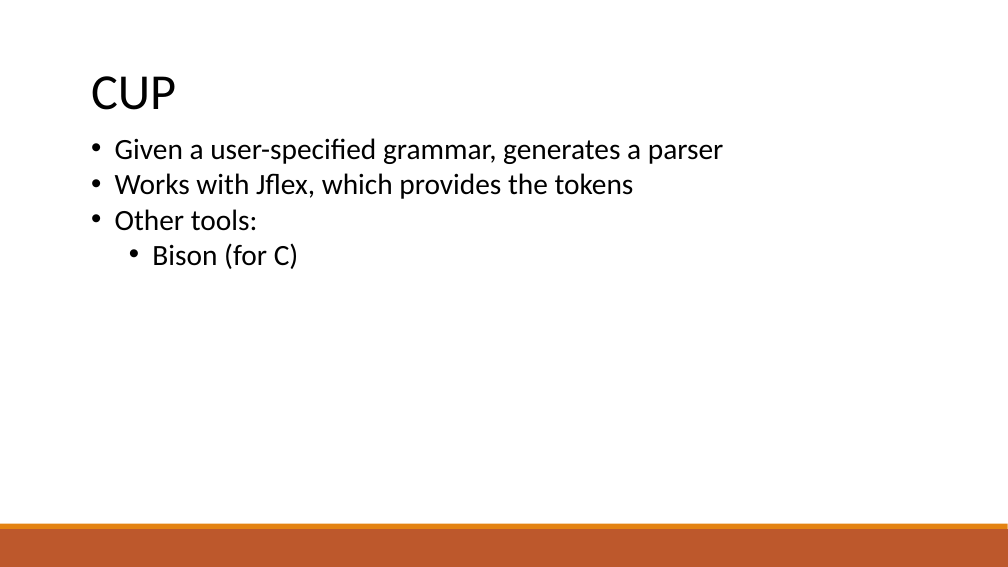
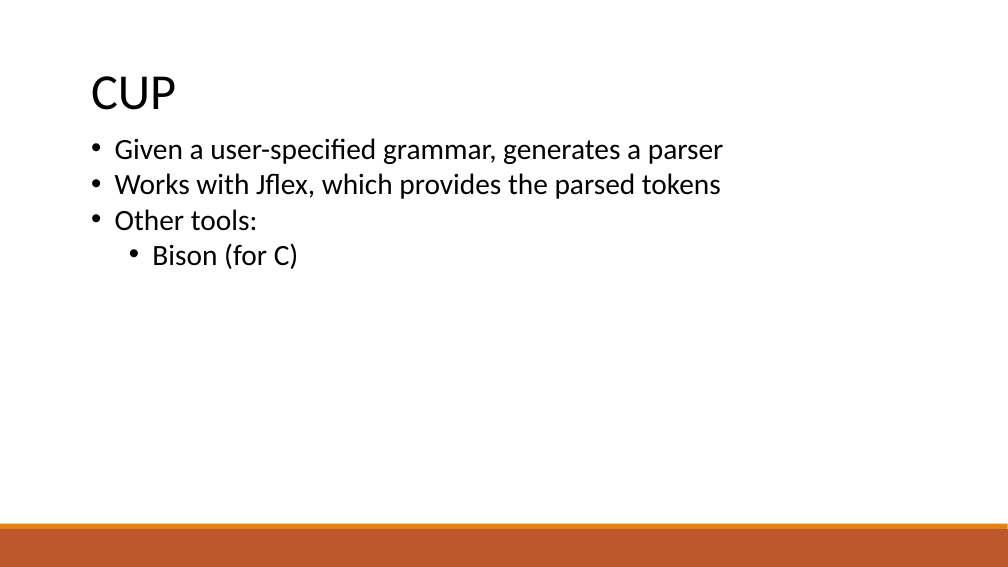
Before and after one commit to raghadzeidan/COMPILATION_TAU_FOR_STUDENTS, a slide deck: slide 68 of new_slides/bottom_up_parsing.pptx (slide 50 before the commit). Drawn at 1008x567 pixels with LibreOffice and Linux fonts; fonts in the diff are those of the drawing. Boxes give left, top, right and bottom in pixels: in the first picture for what was removed or moved away, otherwise in the second. Text is boxed around its words. In the diff, an @@ line names an element or a change of style, - is before the commit and + after.

```diff
--- a/new_slides/bottom_up_parsing.pptx
+++ b/new_slides/bottom_up_parsing.pptx
@@ text at [115, 173, 721, 199]: text changed @@
-• Works with Jflex, which provides the tokens
+• Works with Jflex, which provides the parsed tokens
```
Also in this commit, not shown: 3 other slides changed, 18 slides added, 1 other file.
